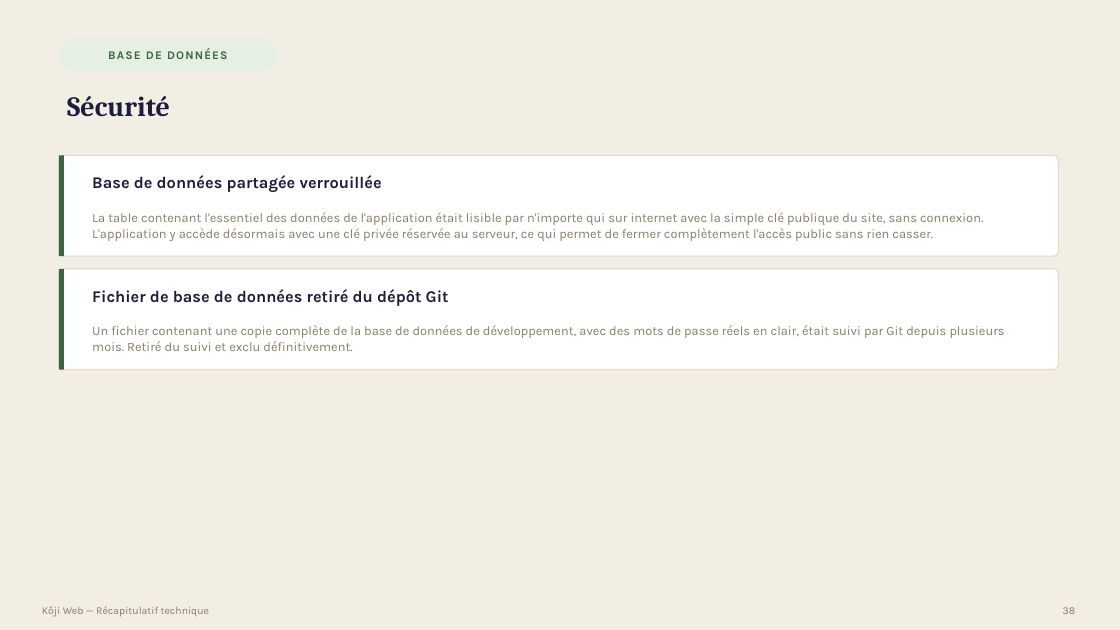
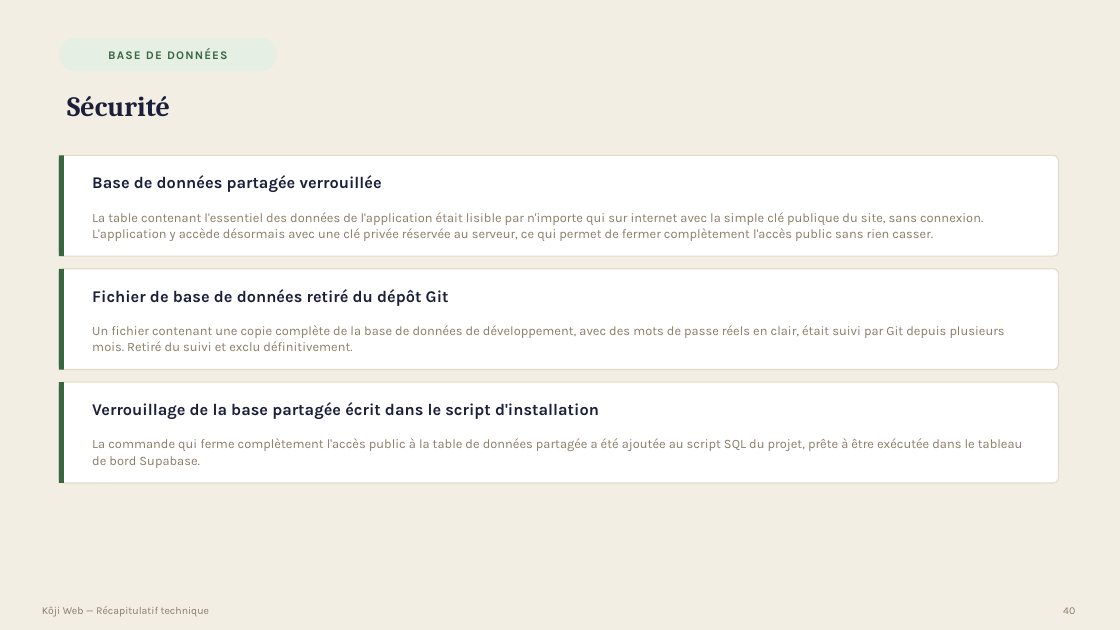
Before and after one commit to bouhouchimira-prog/web-app-Koji, a slide deck: slide 40 of docs/manager-recap/Recap-Koji-Manager.pptx (slide 38 before the commit). Drawn at 1120x630 pixels with LibreOffice and Linux fonts; fonts in the diff are those of the drawing. Boxes give left, top, right and bottom in pixels: in the first picture for what was removed or moved away, otherwise in the second. Text is boxed around its words. In the diff, an @@ line names an element or a change of style, - is before the commit and + after.

```diff
--- a/docs/manager-recap/Recap-Koji-Manager.pptx
+++ b/docs/manager-recap/Recap-Koji-Manager.pptx
@@ rounded rectangle added at [59, 382, 1059, 483], fill #FFFFFF, outline #E4DCCB 1 pt @@
@@ rectangle added at [59, 382, 64, 483], fill #386641 @@
@@ text added at [92, 402, 599, 419], 14 pt, text #1B1F3B, bold @@
+Verrouillage de la base partagée écrit dans le script d'installation
@@ text added at [92, 438, 1023, 468], 11 pt, text #8A7C68 @@
+La commande qui ferme complètement l'accès public à la table de données partagée a été ajoutée au script SQL du projet, prête à être exécutée dans le tableau de bord Supabase.
@@ text at [1063, 607, 1075, 614]: text changed @@
-38
+40
```
Also in this commit, not shown: 18 other slides changed, 2 slides added, 13 other files.
